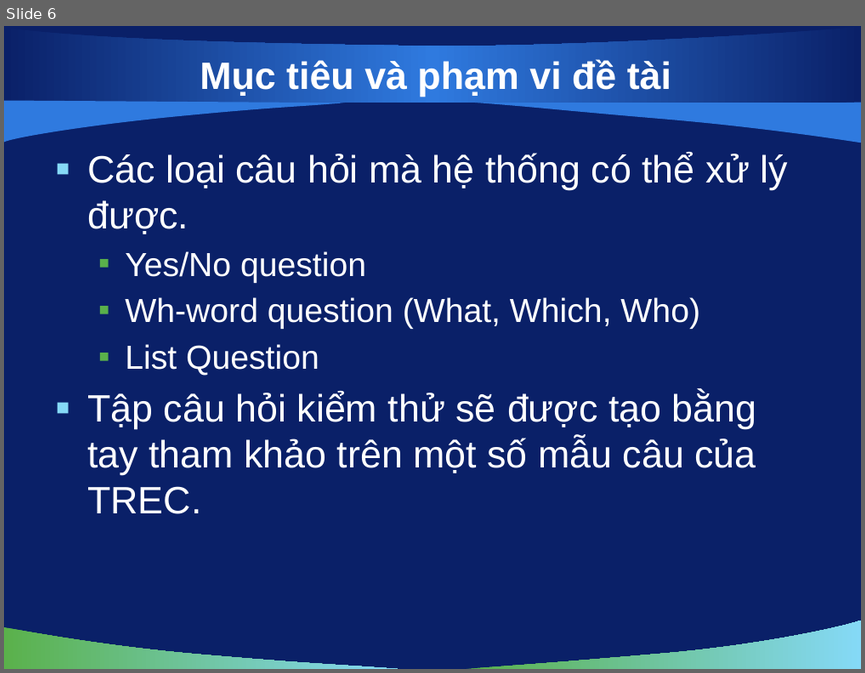
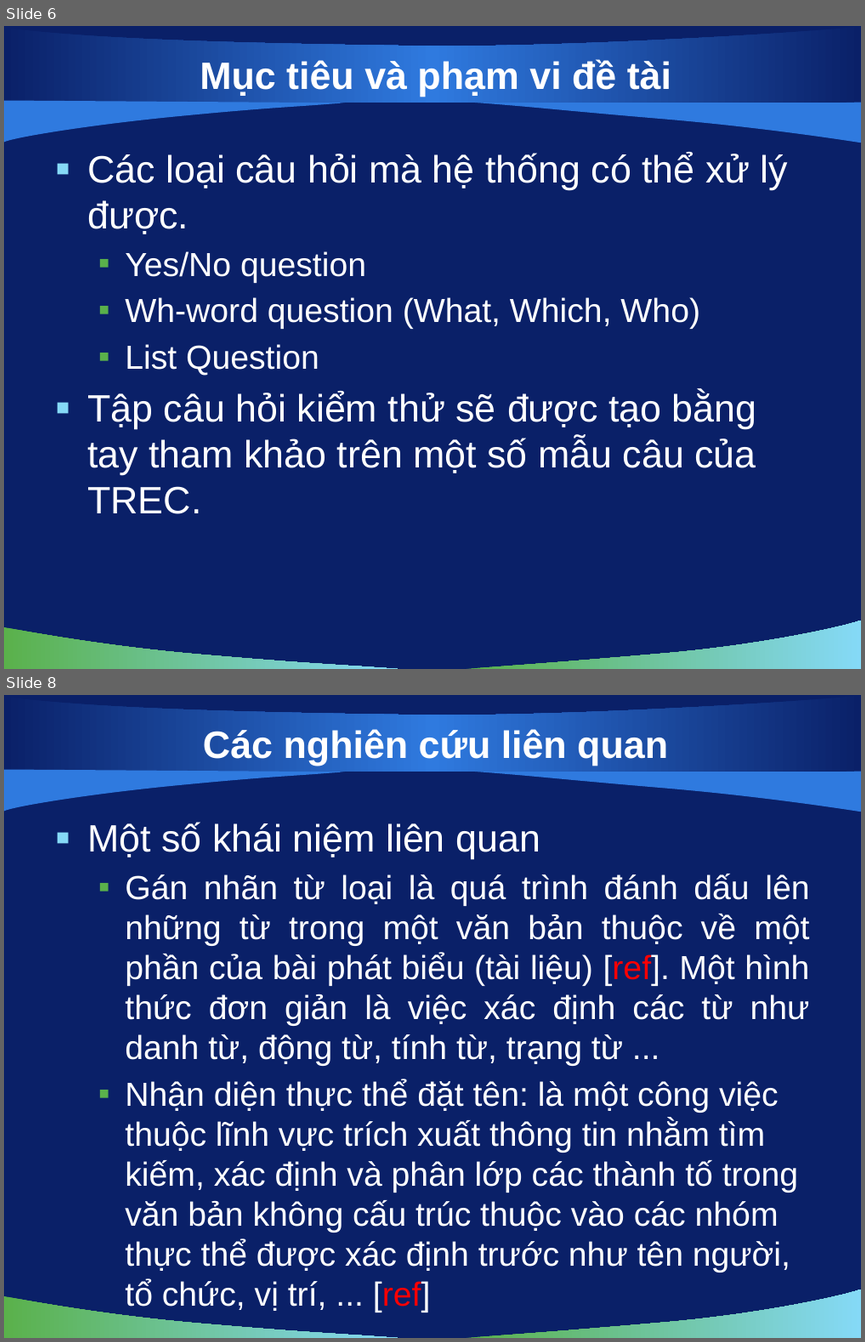
Before and after one commit to vuaviet/filnalproject, a slide deck: De Cuong/bao cao luan van/slide 0.1.pptx. Shown one above the other, each under a label of ours: slide 6 before the commit, slides 6 and 8 after it; the slides between them are not shown. The pictures are 865x673 and 865x1342 pixels, drawn with LibreOffice and Linux fonts; fonts in the diff are those of the drawing; background and template pictures are left out. Boxes give left, top, right and bottom in pixels: in the first picture for what was removed or moved away, otherwise in the second. Text is boxed around its words. In the diff, an @@ line names an element or a change of style, - is before the commit and + after.

```diff
--- a/De Cuong/bao cao luan van/slide 0.1.pptx
+++ b/De Cuong/bao cao luan van/slide 0.1.pptx
@@ slide 8 added at (4, 695, 861, 1338), background picture (left out); not listed: 5 template elements that a slide beside it also shows @@
@@ title added at (203, 729, 668, 766), 32 pt, text #FFFFFF, bold @@
+Các nghiên cứu liên quan
@@ text added at (87, 822, 810, 1312), 28 pt, text #FFFFFF @@
+▪ Một số khái niệm liên quan
+  ▪ Gán nhãn từ loại là quá trình đánh dấu lên những từ trong một văn bản thuộc về một phần của bài phát biểu (tài liệu) [ref]. Một hình thức đơn giản là việc xác định các từ như danh từ, động từ, tính từ, trạng từ ...
+  ▪ Nhận diện thực thể đặt tên: là một công việc thuộc lĩnh vực trích xuất thông tin nhằm tìm kiếm, xác định và phân lớp các thành tố trong văn bản không cấu trúc thuộc vào các nhóm thực thể được xác định trước như tên người, tổ chức, vị trí, ... [ref]
```
Also in this commit, not shown: 2 slides changed.
